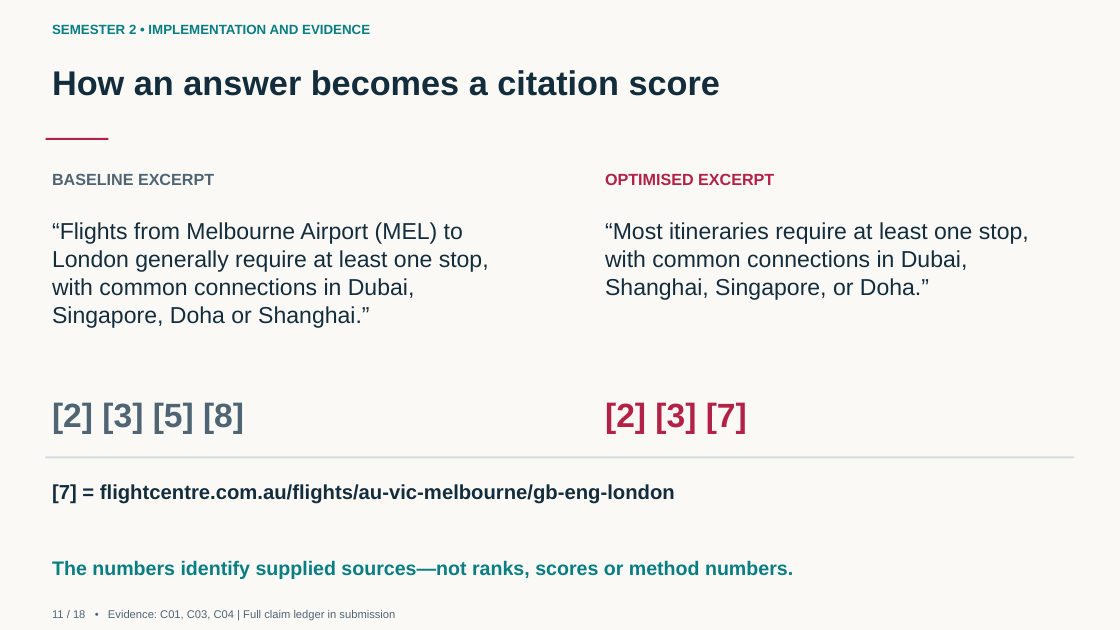
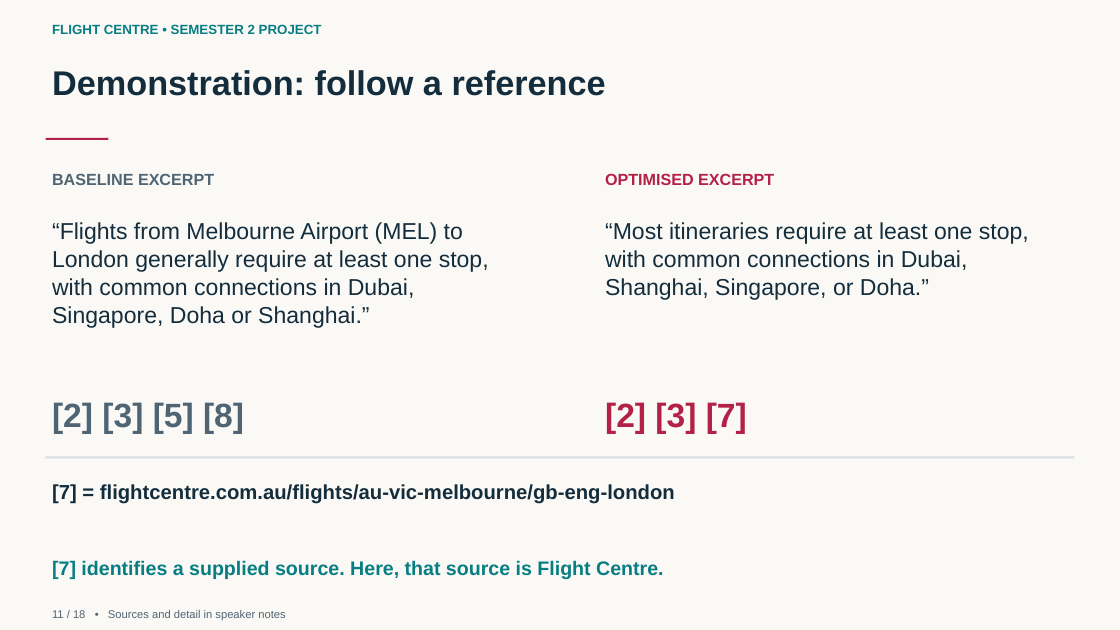
Before and after one commit to muhammadmubbashar/GEO--Generative-Engine-Optimisation, a slide deck: slide 11 of presentation/GEO_Semester_2_Final_Presentation.pptx. Drawn at 1120x630 pixels with LibreOffice and Linux fonts; fonts in the diff are those of the drawing. Boxes give left, top, right and bottom in pixels: in the first picture for what was removed or moved away, otherwise in the second. Text is boxed around its words. In the diff, an @@ line names an element or a change of style, - is before the commit and + after.

```diff
--- a/presentation/GEO_Semester_2_Final_Presentation.pptx
+++ b/presentation/GEO_Semester_2_Final_Presentation.pptx
@@ text at [52, 24, 322, 34]: text changed @@
-SEMESTER 2 • IMPLEMENTATION AND EVIDENCE
+FLIGHT CENTRE • SEMESTER 2 PROJECT
@@ text at [52, 70, 606, 96]: text changed @@
-How an answer becomes a citation score
+Demonstration: follow a reference
@@ text at [52, 560, 663, 579]: text changed @@
-The numbers identify supplied sources—not ranks, scores or method numbers.
+[7] identifies a supplied source. Here, that source is Flight Centre.
@@ text at [52, 610, 285, 620]: text changed @@
-11 / 18 • Evidence: C01, C03, C04 | Full claim ledger in submission
+11 / 18 • Sources and detail in speaker notes
```
Also in this commit, not shown: 2 other slides changed, 17 slides added, 17 slides removed, 14 other files.
